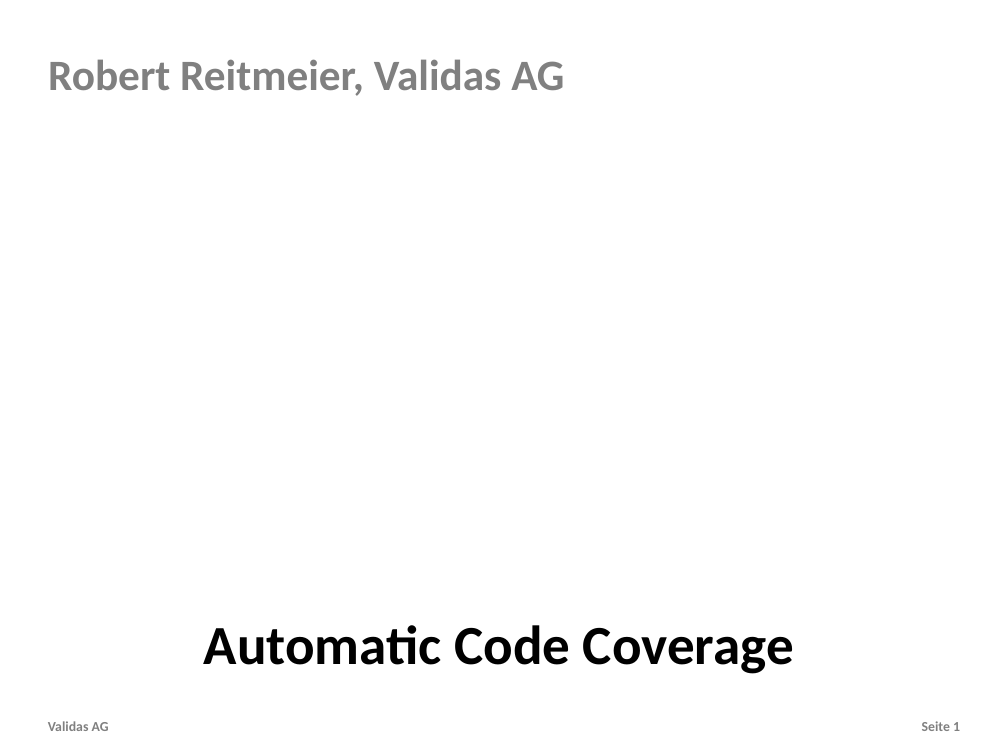
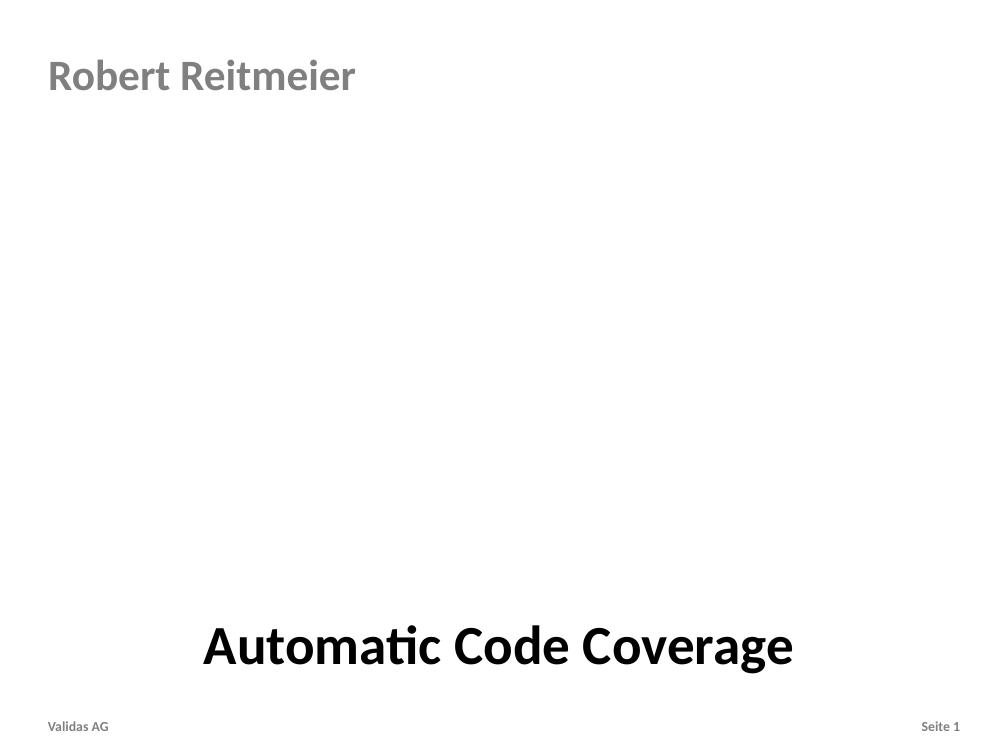
Before and after one commit to theoremprover/tvg, a slide deck: slide 1 of Vortraege/TestVectorGenerator.pptx. Drawn at 1008x756 pixels with LibreOffice and Linux fonts; fonts in the diff are those of the drawing; background and template pictures are left out. Boxes give left, top, right and bottom in pixels: in the first picture for what was removed or moved away, otherwise in the second. Text is boxed around its words. In the diff, an @@ line names an element or a change of style, - is before the commit and + after.

```diff
--- a/Vortraege/TestVectorGenerator.pptx
+++ b/Vortraege/TestVectorGenerator.pptx
@@ text at bbox=[48, 59, 356, 90]: text changed @@
-Robert Reitmeier, Validas AG
+Robert Reitmeier
```
Also in this commit, not shown: 5 other slides changed, 2 slides added, 1 other file.
